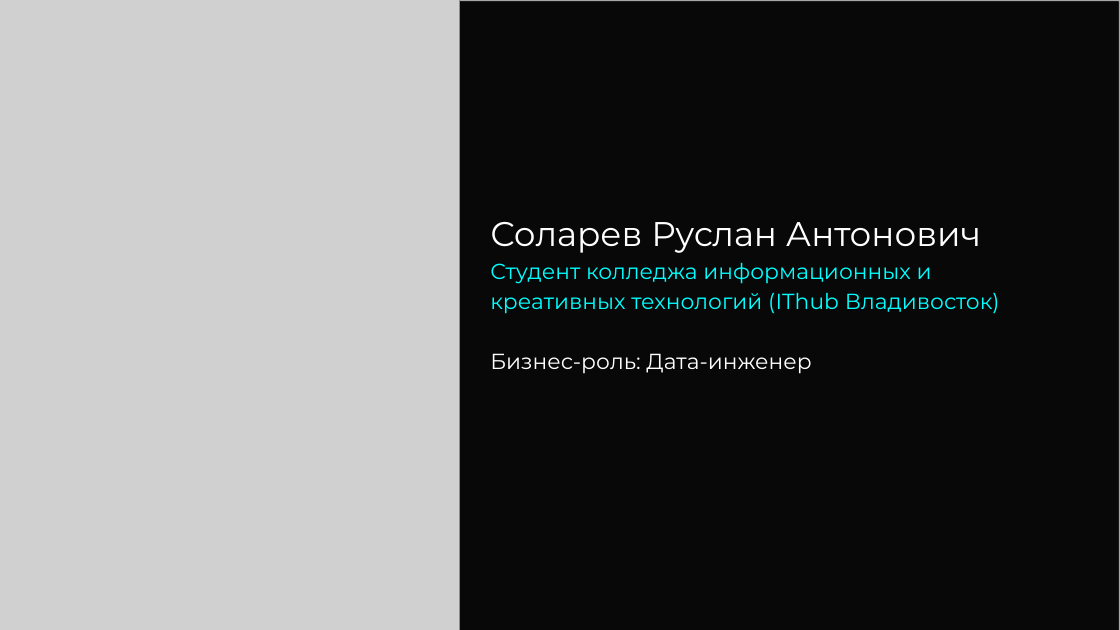
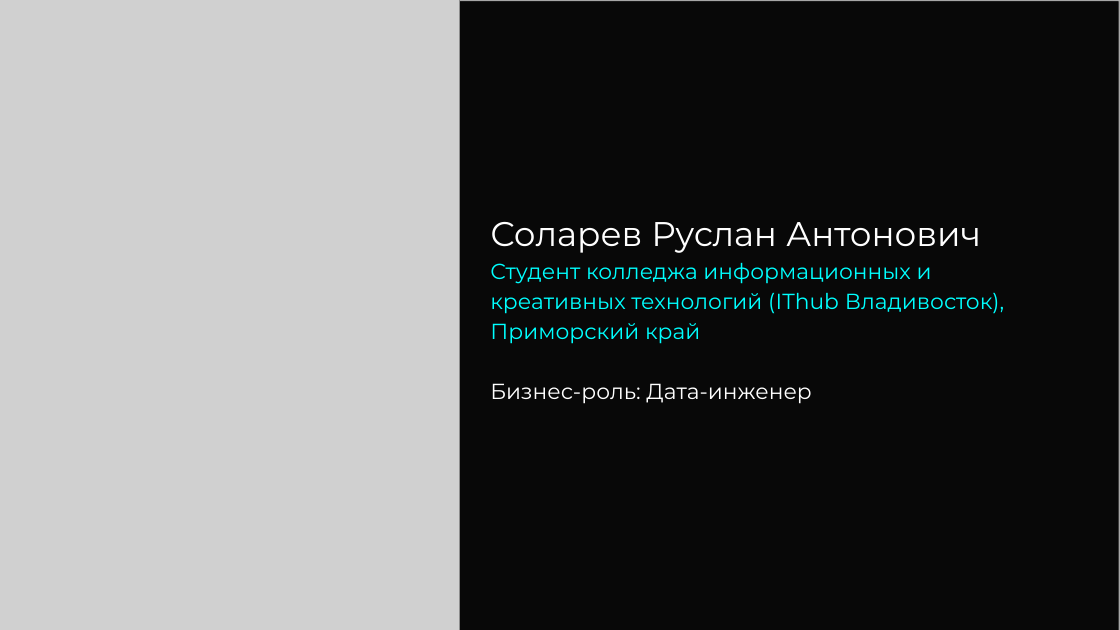
Before and after one commit to Krashper/ML_Competitions, a slide deck: slide 1 of Routes_optimization/Презентация Чемпионат.pptx. Drawn at 1120x630 pixels with LibreOffice and Linux fonts; fonts in the diff are those of the drawing; grey boxes stand for pictures. Boxes give left, top, right and bottom in pixels: in the first picture for what was removed or moved away, otherwise in the second. Text is boxed around its words. In the diff, an @@ line names an element or a change of style, - is before the commit and + after.

```diff
--- a/Routes_optimization/Презентация Чемпионат.pptx
+++ b/Routes_optimization/Презентация Чемпионат.pptx
@@ text at [490,262,1004,344]: text changed @@
-Студент колледжа информационных и креативных технологий (IThub Владивосток)
+Студент колледжа информационных и креативных технологий (IThub Владивосток), Приморский край
```
Also in this commit, not shown: 2 other slides changed.
